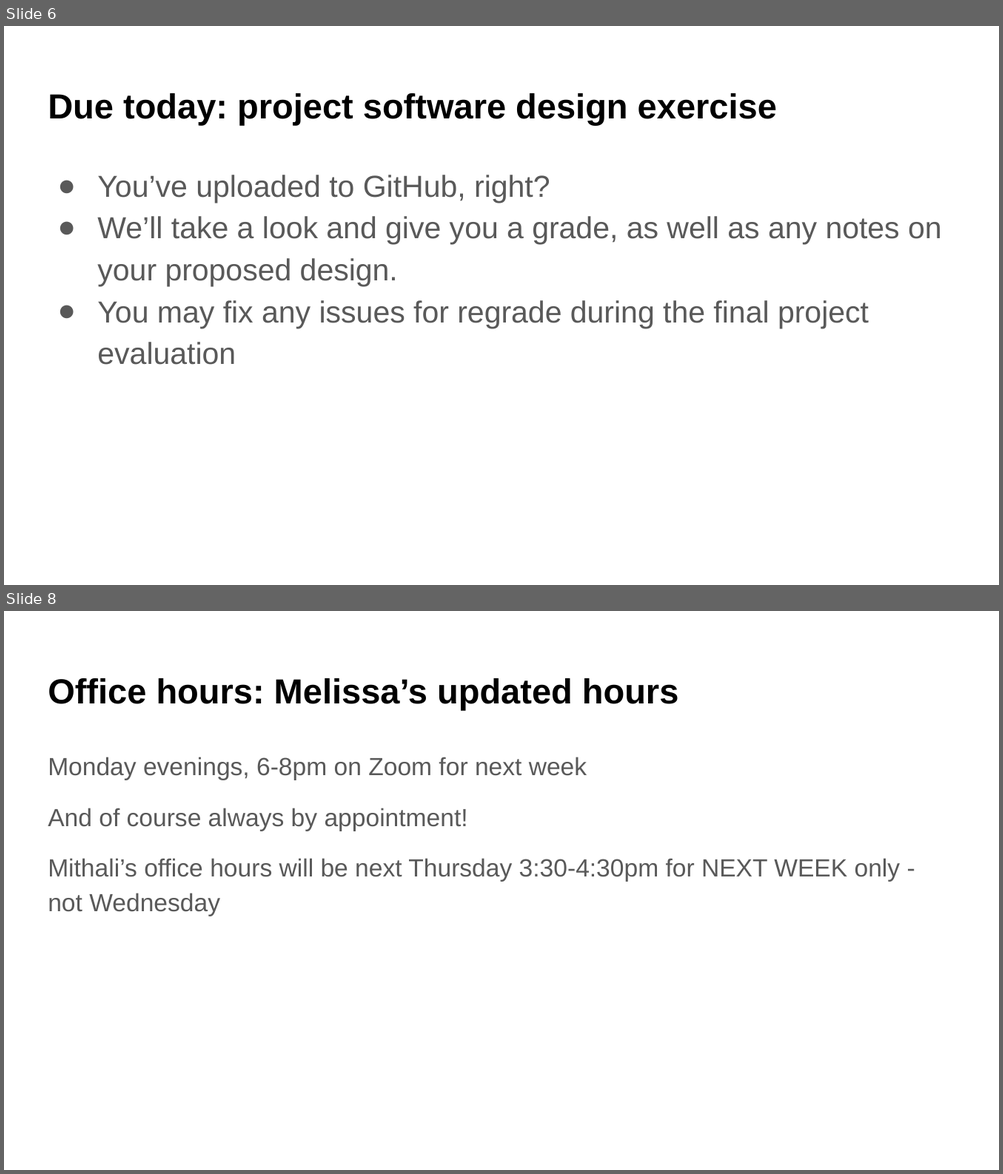
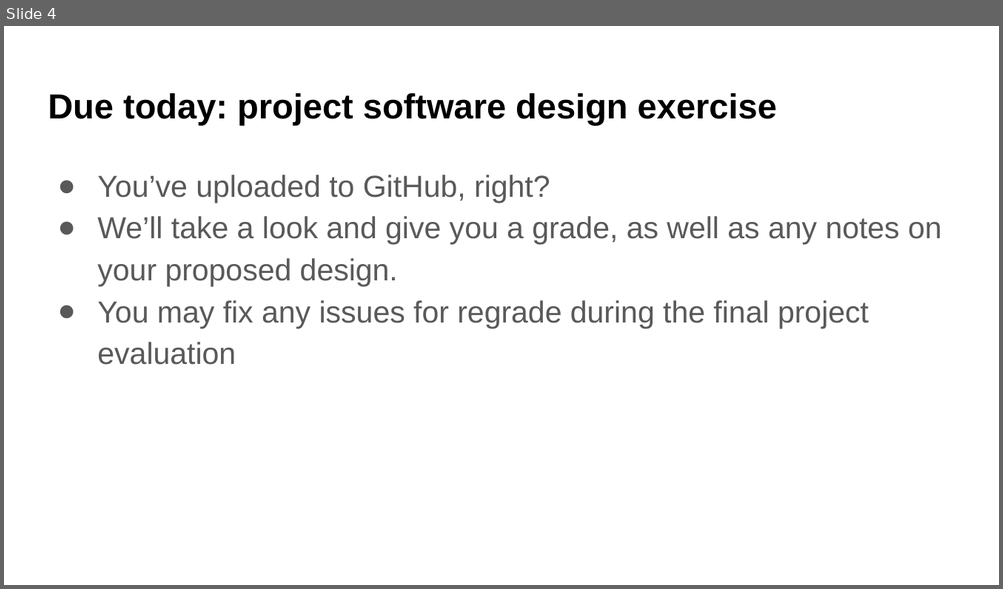
Before and after one commit to UWDATA515/lecture-materials, a slide deck: 07/DATA515_07_ClassUpdates.pptx. Shown one above the other, each under a label of ours: slides 6 and 8 before the commit, slide 4 after it; the slides between them are not shown. The pictures are 1003x1174 and 1003x589 pixels, drawn with LibreOffice and Linux fonts; fonts in the diff are those of the drawing; background and template pictures are left out. Boxes give left, top, right and bottom in pixels: in the first picture for what was removed or moved away, otherwise in the second. Text is boxed around its words. In the diff, an @@ line names an element or a change of style, - is before the commit and + after.

```diff
--- a/07/DATA515_07_ClassUpdates.pptx
+++ b/07/DATA515_07_ClassUpdates.pptx
@@ slide 8 removed at [4, 611, 999, 1170], background picture (left out) @@
@@ title removed at [48, 678, 679, 710] @@
-Office hours: Melissa’s updated hours
@@ text removed at [48, 757, 900, 916] @@
-Monday evenings, 6-8pm on Zoom for next week
-And of course always by appointment!
-Mithali’s office hours will be next Thursday 3:30-4:30pm for NEXT WEEK only - not Wednesday
@@ what was slide 6 is now slide 4 @@
```
Also in this commit, not shown: 3 slides changed, 3 other slides removed, 15 other files.
